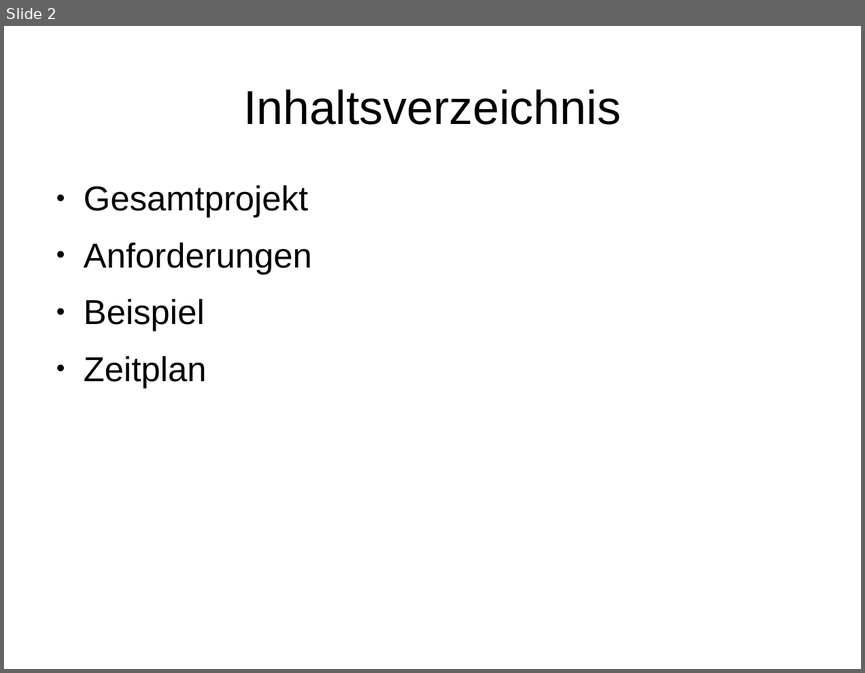
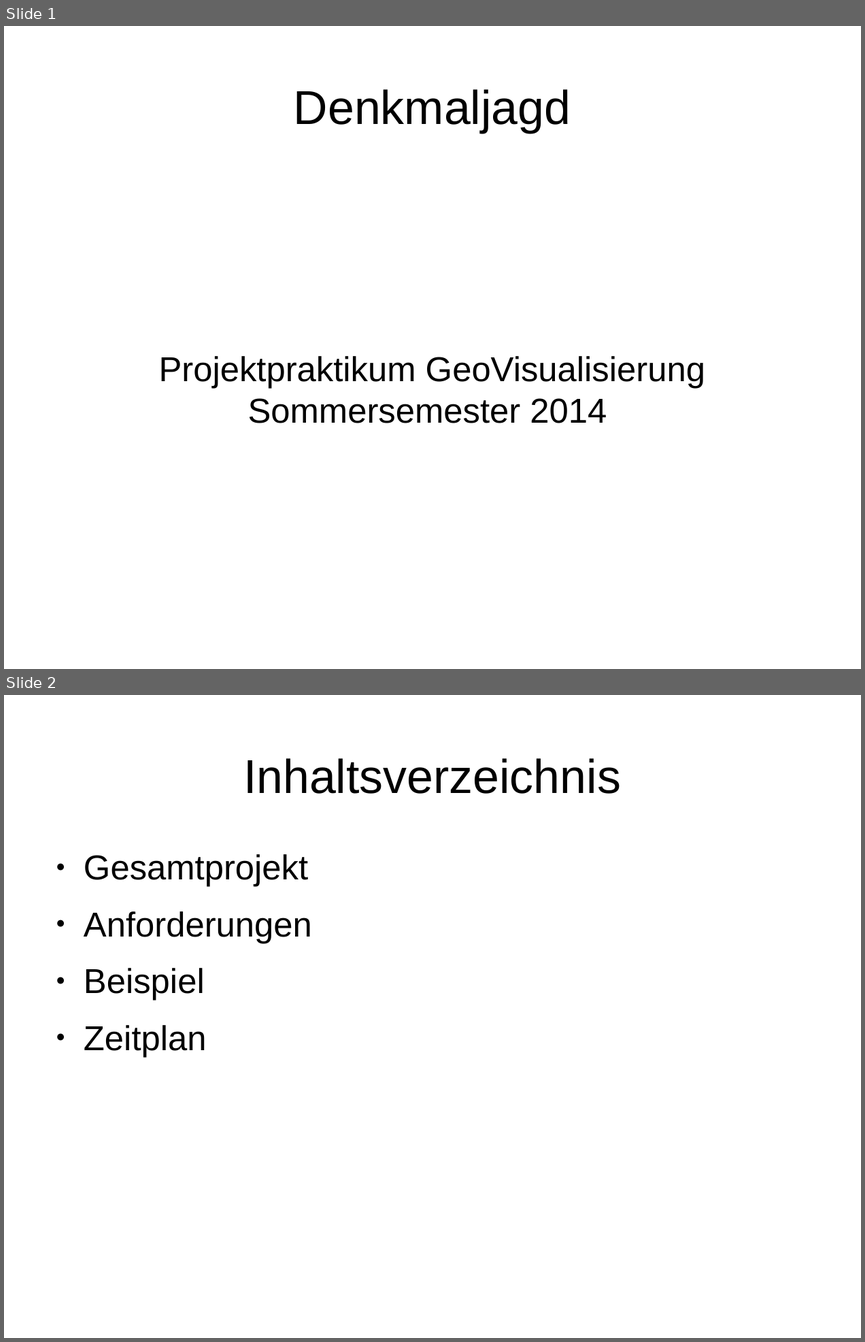
Before and after one commit to Institute-Web-Science-and-Technologies/GeoVisualization, a slide deck: Praesentation.odp. Shown one above the other, each under a label of ours: slide 2 before the commit, slides 1 and 2 after it. The pictures are 865x673 and 865x1342 pixels, drawn with LibreOffice and Linux fonts; fonts in the diff are those of the drawing. Boxes give left, top, right and bottom in pixels: in the first picture for what was removed or moved away, otherwise in the second. Text is boxed around its words. In the diff, an @@ line names an element or a change of style, - is before the commit and + after.

```diff
--- a/Praesentation.odp
+++ b/Praesentation.odp
@@ slide 1 added at box(4, 26, 861, 669), background #FFFFFF @@
@@ title added at box(294, 89, 570, 133), 44 pt, text #000000 @@
+Denkmaljagd
@@ subtitle added at box(159, 356, 705, 423), 32 pt, text #000000 @@
+Projektpraktikum GeoVisualisierung
+Sommersemester 2014
```
Also in this commit, not shown: 7 slides changed, 1 slide removed.
